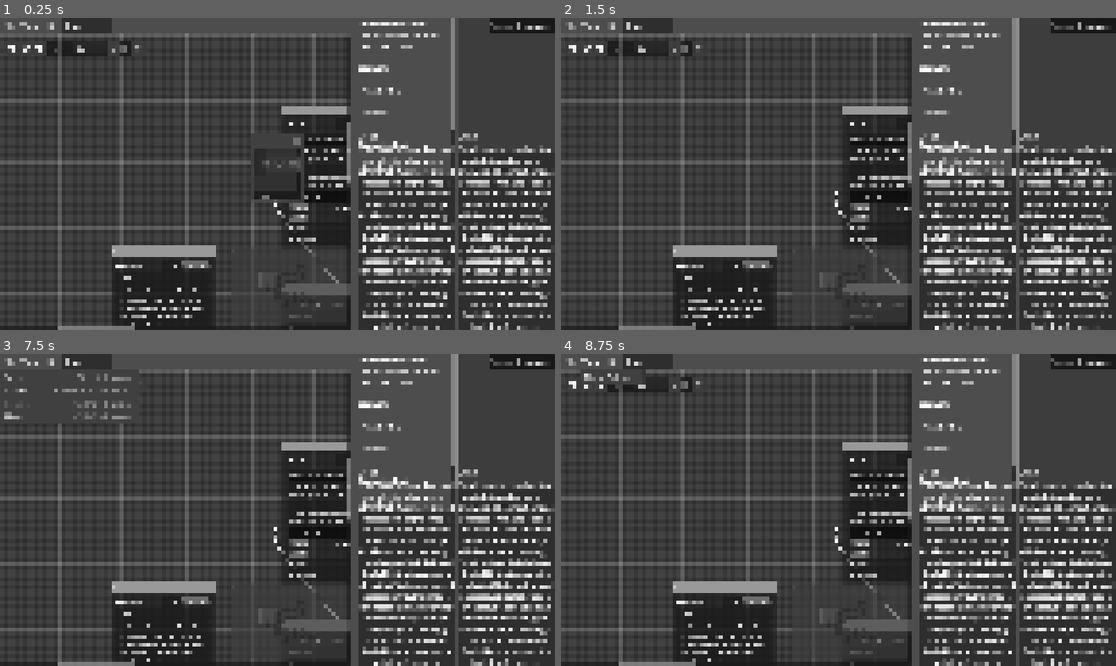
Above: before the commit, frames 1-4 (two rows, left to right).
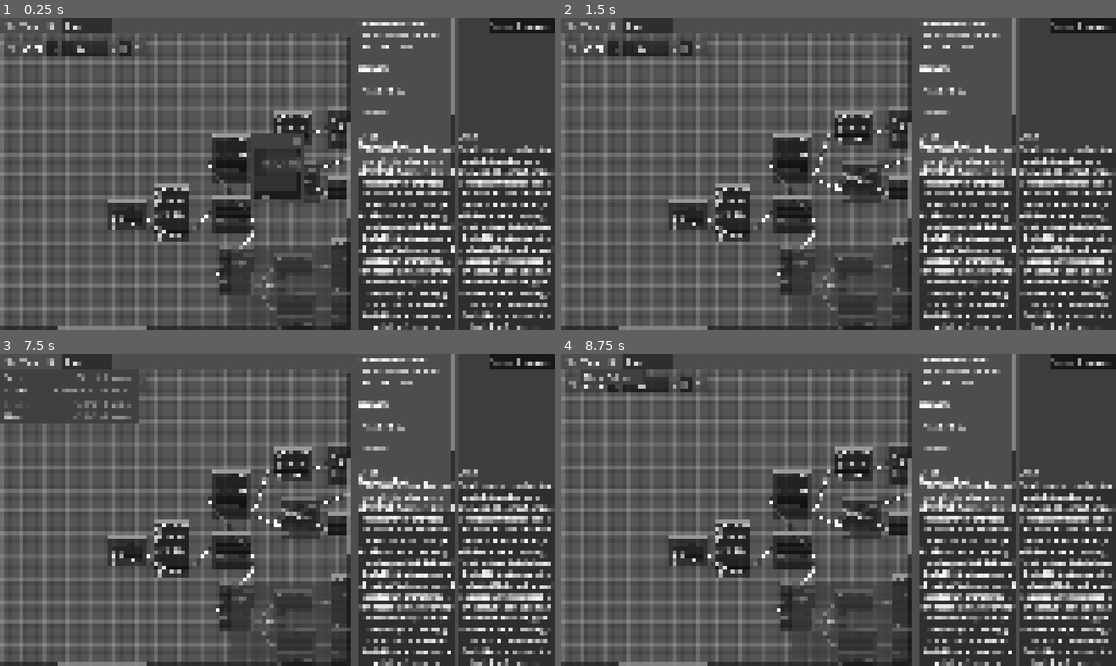
Above: after the commit, the same moments.

Repository: Roboticy3/Louder
Game: Godot game, scene res://proto_simulator/proto_simulator_wrapper.tscn
Same seed, same stepped clock (60 frames per second), same inputs: the game is played once before the commit and once after it.
Inputs (mouse positions are in pixels of both pictures, inside the frame that each line leads up to):
- Up to frame 1 (0.25 s): no input
- Up to frame 2 (1.5 s): click "hub" at 0.5 s; click "Is Choice" at 1.25 s
- Up to frame 3 (7.5 s): click "Auto" at 2 s; click "Start" at 2.75 s; click "Start" at 3.5 s; click (432, 644) at 4.25 s, where only the run before the commit has a clickable "CONTINUE"; click (432, 644) at 5 s, where only the run before the commit has a clickable "CONTINUE"; click (532, 644) at 5.75 s, where only the run before the commit has a clickable "CONTINUE"; click (532, 644) at 6.5 s, where only the run before the commit has a clickable "CONTINUE"; click "File" at 7.25 s
- Up to frame 4 (8.75 s): click "View" at 8 s

The runs differ from the first frame. In frame 1, 32% of the frame differs, in the area x 0-98%, y 4-100%; in frame 2, 33%, in the area x 0-98%, y 0-100%; in frame 3, 31%; in frame 4, 33%.

Commit message:
asynch dialogue rules

Diff:
--- a/editor/demos/conversations/merchant.json
+++ b/editor/demos/conversations/merchant.json
@@ -102,7 +102,6 @@
 		"type": "hub"
 	},
 	{
-		"branch": "shop",
 		"conversation_id": "17",
 		"position_offset:x": "1295.759765625",
 		"position_offset:y": "-116.98592376709",
@@ -124,27 +123,7 @@
 		"position_offset:x": "160.0",
 		"position_offset:y": "60.0",
 		"speaker": "Geno",
-		"start": true,
 		"text": "Small crystals and rusted metal sit on temporary shelving. The most prized possession in the shop is an acco …(223 unchanged characters)…
-		"type": "hub"
-	},
-	{
-		"conversation_id": "20",
-		"position_offset:x": "1720.0",
-		"position_offset:y": "-160.0",
-		"speaker": "Note",
-		"text": "Expected behavior here is a \"CONTINUE\" appears that hooks the player back into dialogue in the \"shop\" branch, and that they start recieving updates from the \"shop\" branch again after that. ",
-		"type": "hub"
-	},
-	{
-		"auto": true,
-		"choices": [
-			"(Choice 0)",
-			"(Choice 1)"
-		],
-		"conversation_id": "19",
-		"position_offset:x": "700.0",
-		"position_offset:y": "180.0",
 		"type": "hub"
 	},
 	{
@@ -173,6 +152,129 @@
 		"type": "hub"
 	},
 	{
+		"conversation_id": "20",
+		"position_offset:x": "2060.0",
+		"position_offset:y": "-60.0",
+		"speaker": "Note",
+		"text": "Expected behavior here is a \"CONTINUE\" appears that hooks the player back into dialogue in the \"shop\" branch, and that they start recieving updates from the \"shop\" branch again after that. ",
+		"type": "hub"
+	},
+	{
+		"branch": "shop",
+		"conversation_id": "21",
+		"is_choice": true,
+		"position_offset:x": "1704.32580566406",
+		"position_offset:y": "7.65135192871094",
+		"type": "hub"
+	},
+	{
+		"auto": true,
+		"choices": [
+			"(Choice 0)",
+			"(Choice 1)"
+		],
+		"conversation_id": "19",
+		"position_offset:x": "700.0",
+		"position_offset:y": "180.0",
+		"type": "hub"
+	},
+	{
+		"auto": true,
+		"conversation_id": "22",
+		"position_offset:x": "-240.0",
+		"position_offset:y": "220.0",
+		"start": true,
+		"type": "hub"
+	},
+	{
+		"auto": true,
+		"choices": [
+			"(Choice 0)",
+			"(Choice 1)"
+		],
+		"conversation_id": "23",
+		"position_offset:x": "3260.0",
+		"position_offset:y": "1100.0",
+		"type": "hub"
+	},
+	{
+		"conversation_id": "30",
+		"position_offset:x": "3740.0",
+		"position_offset:y": "1440.0",
+		"speaker": "Rhetoric",
+		"text": "Look tough.",
+		"type": "hub"
+	},
+	{
+		"conversation_id": "25",
+		"position_offset:x": "4200.0",
+		"position_offset:y": "1480.0",
+		"speaker": "Geno",
+		"text": "\"The Rouge.\"",
+		"type": "hub"
+	},
+	{
+		"auto": true,
+		"choices": [
+			"(Choice 0)",
+			"(Choice 1)"
+		],
+		"conversation_id": "31",
+		"position_offset:x": "4660.0",
+		"position_offset:y": "1440.0",
+		"type": "hub"
+	},
+	{
+		"conversation_id": "28",
+		"position_offset:x": "4660.0",
+		"position_offset:y": "900.0",
+		"speaker": "Bandito",
+		"text": "The customer has started appreciating a stone mask. Not to purchase, unfortunately. But the light distraction makes the words go down easy.",
+		"type": "hub"
+	},
+	{
+		"conversation_id": "32",
+		"position_offset:x": "5100.0",
+		"position_offset:y": "1380.0",
+		"speaker": "Nervous System",
+		"text": "What? Please. Not him too.",
+		"type": "hub"
+	},
+	{
+		"conversation_id": "33",
+		"position_offset:x": "5520.0",
+		"position_offset:y": "1480.0",
+		"speaker": "Bandit",
+		"text": "\"Really?\"",
+		"type": "hub"
+	},
+	{
+		"conversation_id": "34",
+		"position_offset:x": "5900.0",
+		"position_offset:y": "1460.0",
+		"speaker": "Rhetoric",
+		"text": "Great! An opportunity to double down!",
+		"type": "hub"
+	},
+	{
+		"conversation_id": "24",
+		"position_offset:x": "4180.0",
+		"position_offset:y": "920.0",
+		"speaker": "Geno",
+		"text": "\"I don't ask questions. I got it for 6. You get that plus risk and labor. It needed cleaning.\"",
+		"type": "hub"
+	},
+	{
+		"conversation_id": "29",
+		"dice_level": "12.0",
+		"dice_skill": "Rhetoric",
+		"position_offset:x": "3720.0",
+		"position_offset:y": "780.0",
+		"speaker": "Rhetoric",
+		"text": "There's a mask behind you. Shift your weight aside and let the decorations do the work. He doesn't like you. Have him focus on something else, then say something that sounds like a reason. I have a perfect spool of nonsense fresh and ready.",
+		"type": "hub"
+	},
+	{
 		"from_choice": "",
 		"from_id": "4",
 		"to_id": "7",
@@ -269,9 +371,87 @@
 		"type": "connection"
 	},
 	{
-		"position:x": "387.558288574219",
-		"position:y": "-447.990112304688",
+		"from_choice": "",
+		"from_id": "17",
+		"to_id": "21",
+		"type": "connection"
+	},
+	{
+		"from_choice": "",
+		"from_id": "22",
+		"to_id": "0",
+		"type": "connection"
+	},
+	{
+		"from_choice": "",
+		"from_id": "11",
+		"to_id": "23",
+		"type": "connection"
+	},
+	{
+		"from_choice": "",
+		"from_id": "24",
+		"to_id": "28",
+		"type": "connection"
+	},
+	{
+		"from_choice": "(Choice 0)",
+		"from_id": "23",
+		"to_id": "29",
+		"type": "connection"
+	},
+	{
+		"from_choice": "",
+		"from_id": "29",
+		"to_id": "24",
+		"type": "connection"
+	},
+	{
+		"from_choice": "(Choice 1)",
+		"from_id": "23",
+		"to_id": "30",
+		"type": "connection"
+	},
+	{
+		"from_choice": "",
+		"from_id": "30",
+		"to_id": "25",
+		"type": "connection"
+	},
+	{
+		"from_choice": "",
+		"from_id": "25",
+		"to_id": "31",
+		"type": "connection"
+	},
+	{
+		"from_choice": "(Choice 0)",
+		"from_id": "31",
+		"to_id": "32",
+		"type": "connection"
+	},
+	{
+		"from_choice": "(Choice 1)",
+		"from_id": "31",
+		"to_id": "33",
+		"type": "connection"
+	},
+	{
+		"from_choice": "",
+		"from_id": "32",
+		"to_id": "33",
+		"type": "connection"
+	},
+	{
+		"from_choice": "",
+		"from_id": "33",
+		"to_id": "34",
+		"type": "connection"
+	},
+	{
+		"position:x": "48.7744140625",
+		"position:y": "-245.847778320313",
 		"type": "camera",
-		"zoom": "0.66354370117188"
+		"zoom": "0.23256795108318"
 	}
 ]
--- a/editor/demos/speakers/test.json
+++ b/editor/demos/speakers/test.json
@@ -328,9 +328,9 @@
 		"type": "speaker"
 	},
 	{
-		"position:x": "-405.343902587891",
-		"position:y": "-168.172943115234",
+		"position:x": "10.5647277832031",
+		"position:y": "-223.631790161133",
 		"type": "camera",
-		"zoom": "0.35049366950989"
+		"zoom": "1.09999966621399"
 	}
 ]
--- a/editor/proto_simulator/proto_simulator_wrapper.tscn
+++ b/editor/proto_simulator/proto_simulator_wrapper.tscn
@@ -84,12 +84,6 @@
 
 [node name="File" parent="CanvasLayer/HSplitContainer/Editor/Control/GridContainer/FileBar" parent_id_path=PackedInt32Array(1835673697, 810829967) index="0" unique_id=853677447 groups=["conversation_changed_listener"]]
 disable_load = true
-
-[node name="branch" parent="CanvasLayer/HSplitContainer/Editor/Control/GridContainer/GraphEdit/Hub/TextSectionWrapper/TextSection/HBoxContainer" parent_id_path=PackedInt32Array(1835673697, 1992437552, 1509009445) index="2" unique_id=1664207967]
-delimiter_strings = Array[String](["' '", "\" \""])
-
-[node name="callbacks" parent="CanvasLayer/HSplitContainer/Editor/Control/GridContainer/GraphEdit/Hub/OtherSection/VBoxContainer" parent_id_path=PackedInt32Array(1835673697, 1992437552, 72269939) index="3" unique_id=312146840]
-delimiter_strings = Array[String](["\" \"", "' '"])
 
 [node name="VSplitContainer" type="VSplitContainer" parent="CanvasLayer/HSplitContainer" unique_id=1806478269]
 layout_mode = 2
--- a/editor/proto_simulator/ps_controller.gd
+++ b/editor/proto_simulator/ps_controller.gd
@@ -27,7 +27,14 @@
 		push_error("Updated PSController ", self, " with no simulator.")
 		return
 
+	var temp_branch := branch
+	if !simulator.last_branch_traversal.is_empty() and simulator.last_branch_traversal != branch:
+		branch = simulator.last_branch_traversal
 	var text_visible := _filter_visible_node(simulator.get_position(branch))
+
+	if !text_visible:
+		branch = temp_branch #undo branching if we tried to follow branching to a place we can't see
+		text_visible = _filter_visible_node(simulator.get_position(branch))
 
 	if text_visible:
 		simulator.merge_current_into(data, branch)
@@ -74,10 +81,6 @@
 
 func traverse(choice:String) -> bool:
 	var result := simulator.traverse(choice, _filter_valid_choice, branch)
-	if result:
-		if !simulator.last_branch_traversal.is_empty() and simulator.last_branch_traversal != branch:
-			branch = simulator.last_branch_traversal
-	simulator.update_controllers()
 	return result
 
 func get_text(property:String) -> String:
--- a/editor/proto_simulator/ps_dialogue_view.gd
+++ b/editor/proto_simulator/ps_dialogue_view.gd
@@ -18,9 +18,9 @@
 
 	if debug_speaker_label:
 		if controller:
-			debug_speaker_label.text = ",".join(controller.speak_as)
+			debug_speaker_label.text = ",".join(controller.speak_as) + ((" (branch: %s)" % controller.branch))
 		else:
-			debug_speaker_label.text = "(no speakers connected)"
+			debug_speaker_label.text = "(no controller connected)"
 
 func _collect_ui_components(node: Node, components: Array[Node]) -> void:
 	for child in node.get_children():
--- a/editor/proto_simulator/ps_simulator.gd
+++ b/editor/proto_simulator/ps_simulator.gd
@@ -82,6 +82,7 @@
 ## called externally.
 
 func _ready():
+	last_branch_traversal = ""
 	recessive = {}
 	dominant = {}
 	if !state or reset_state_on_ready:
@@ -99,7 +100,6 @@
 		if is_start(id):
 			start = id
 			break
-	state.branches[""].position = start
 
 	warp(start)
 
@@ -284,6 +284,7 @@
 	recessive[HUB_TXTC] = choices[i].get(CON_FCHC)
 	var w := warp(int(choices[i].get(CON_TOID, "")), branch, depth)
 
+	update_controllers()
 	return w
 
 func warp(new_position:int, branch:="", depth:=0) -> bool:
@@ -335,15 +336,20 @@
 	if !h_branch.is_empty():
 		working_branch = h_branch
 
+	var different_branch := false
+	if !working_branch.is_empty() and working_branch != branch:
+		different_branch = true
+		last_branch_traversal = working_branch
+
 	var b:PSDialogueBranch = state.branches.get(working_branch)
-	if !b:
+	var new_branch := false
+	if !b:
+		new_branch = true
 		b = PSDialogueBranch.new()
 		state.branches[working_branch] = b
 
-	b.position = position
-
-	if !working_branch.is_empty() and working_branch != branch:
-		last_branch_traversal = working_branch
+	if new_branch or !different_branch:
+		b.position = position
 
 	return working_branch
 
